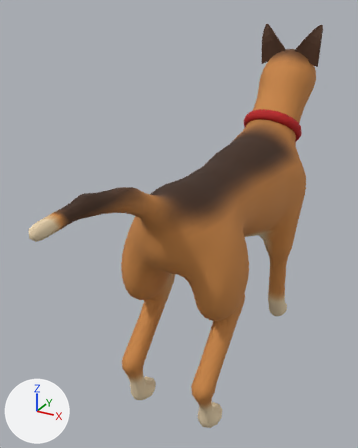
Before and after pictures for a commit that changed the FBX model models/dog/out/Dog.roblox.fbx.
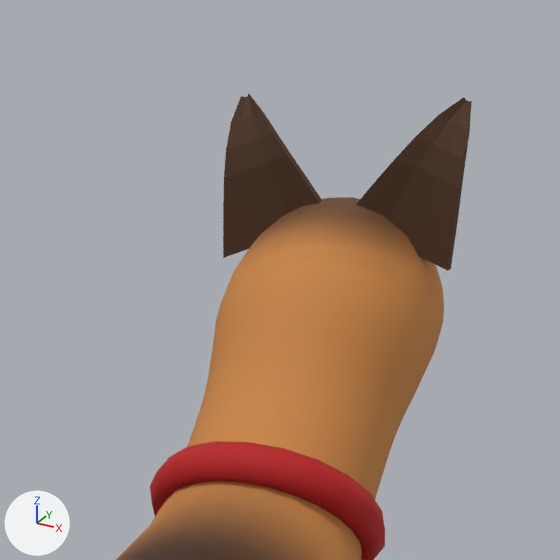
Each version is shown whole from a 50 mm lens placed at (2.01, -4.79, 3.99), pointed at (-0.42, -0.37, 1.78), then close up on the part from 58% to 96% of the width and 0% to 31% of the height. The axes (+X, +Y, +Z) are drawn at lower left. The lights are the same throughout. The older version's two pictures come first.

Names of what the first close-up shows: 'Dog'.
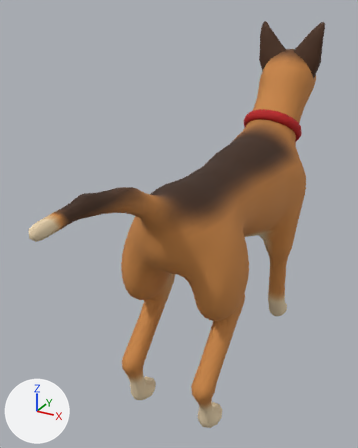
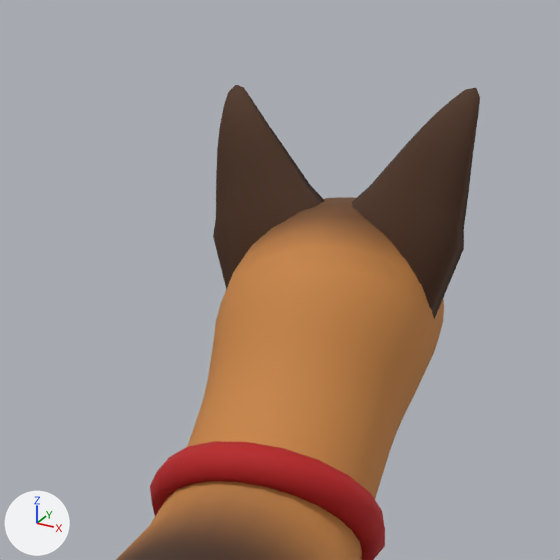
Location of each change, (x1, y1, x2, y2) in pixels of the close-ups (560 x 560 px):
```json
{"object": "Dog", "change": "reshaped", "before": [116, 94, 472, 560], "after": [116, 85, 480, 560]}
{"part": 1, "of": "me_dog", "change": "rebuilt", "before": [223, 94, 322, 258], "after": [213, 85, 324, 289]}
{"part": 2, "of": "me_dog", "change": "rebuilt", "before": [356, 97, 472, 271], "after": [352, 88, 480, 319]}
```

The change, as JSON lines over the scene's bpy script:
```json
{"block": "me_dog", "where": "# used by ob_dog; location = (0.0, 0.0, 0.0)"}
{"op": "remove", "block": "me_dog", "code": "me_dog.from_pydata(...)  # 5538 vertices, 5564 faces; spans x -0.62..0.62, y -2.92..2.78, z 0.01..3.79"}
{"op": "add", "block": "me_dog", "code": "me_dog.from_pydata(...)  # 5736 vertices, 5774 faces; spans x -0.62..0.62, y -2.92..2.78, z 0.01..3.81"}
{"block": "me_dog", "change": "me_dog part 1: the loose piece of 56 vertices spanning x -0.38..-0.02, y 1.83..1.96, z 3.28..3.79 is rebuilt with 155 vertices and now spans x -0.41..-0.01, y 1.76..1.9, z 3.04..3.81"}
{"block": "me_dog", "change": "me_dog part 2: the loose piece of 56 vertices spanning x 0.02..0.39, y 1.83..1.95, z 3.28..3.78 is rebuilt with 155 vertices and now spans x 0.01..0.41, y 1.76..1.9, z 3.03..3.81"}
```
